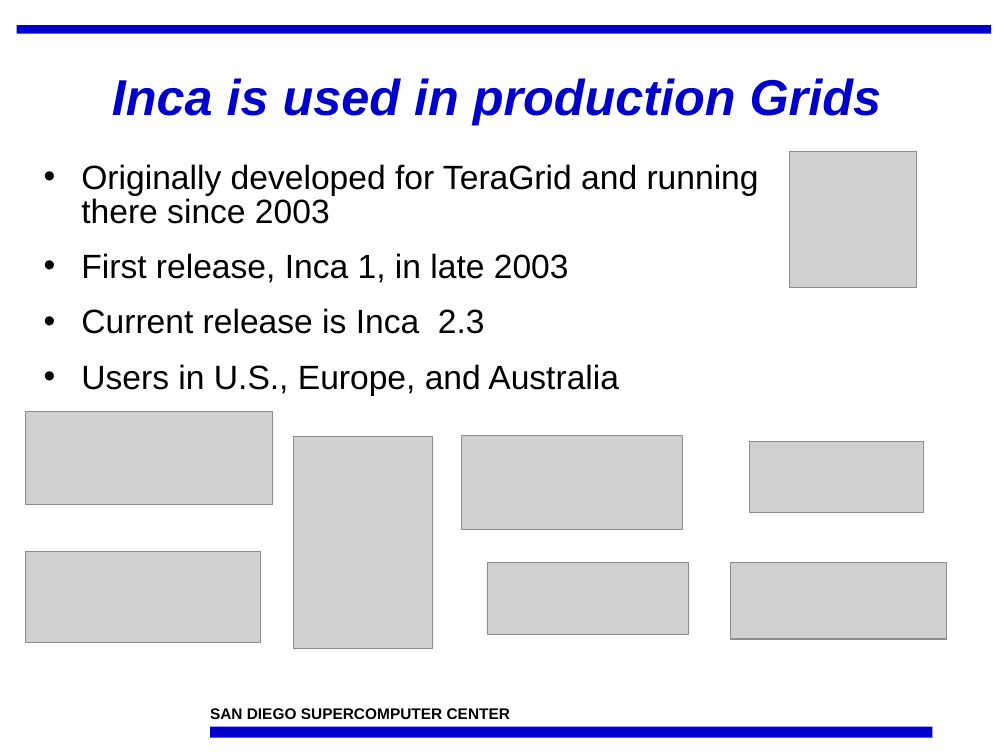
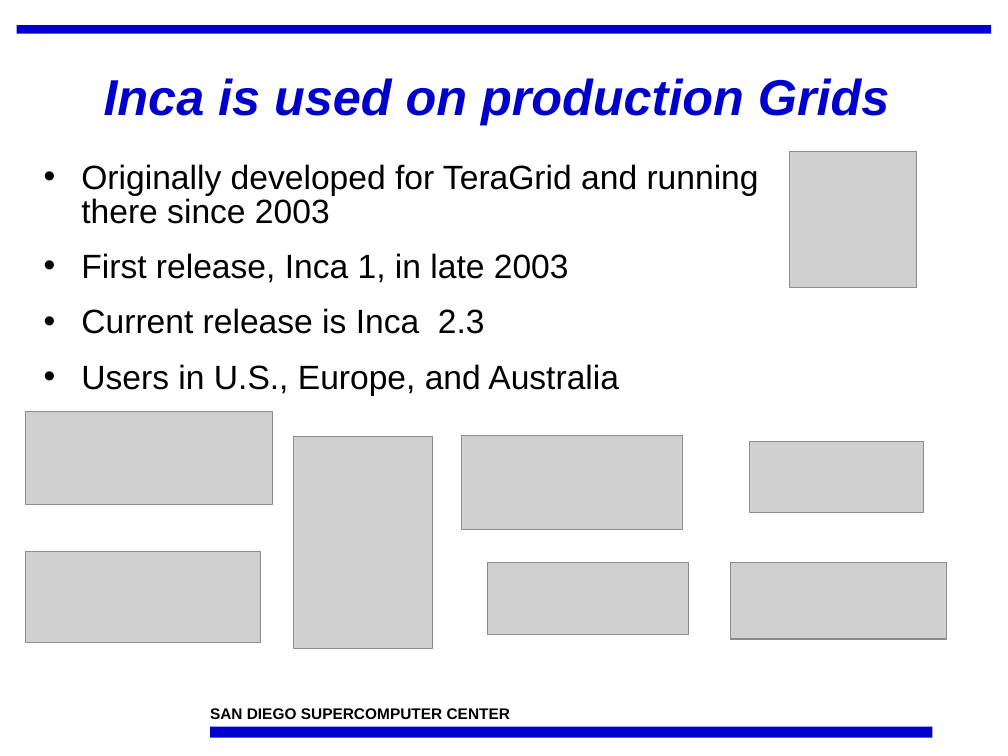
Before and after one commit to IncaProject/inca-xsede, a slide deck: slide 3 of talks/inca-nsf_02-08.ppt. Drawn at 1008x756 pixels with LibreOffice and Linux fonts; fonts in the diff are those of the drawing; grey boxes stand for pictures; background and template pictures are left out. Boxes give left, top, right and bottom in pixels: in the first picture for what was removed or moved away, otherwise in the second. Text is boxed around its words. In the diff, an @@ line names an element or a change of style, - is before the commit and + after.

```diff
--- a/talks/inca-nsf_02-08.ppt
+++ b/talks/inca-nsf_02-08.ppt
@@ title at (104, 78, 889, 125): text changed @@
-Inca is used in production Grids
+Inca is used on production Grids
```
Also in this commit, not shown: 3 other slides changed, 1 slide added, 3 slides removed.
